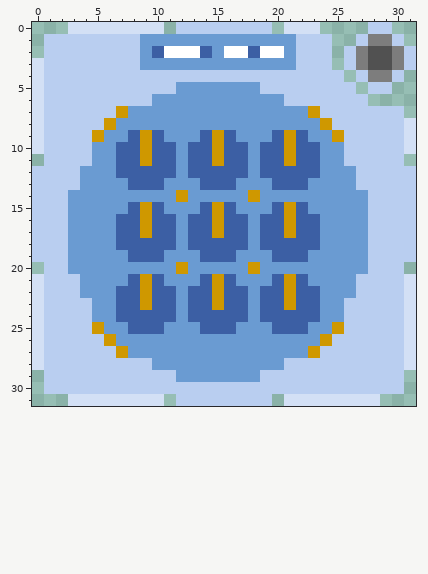
Two versions of one pixel-art sprite, Icons/Rubik's Clock.png. The first picture shows the starting point.
The file is 32x32 pixels. Colours within 5 levels of each other are drawn and written as one.
The result:
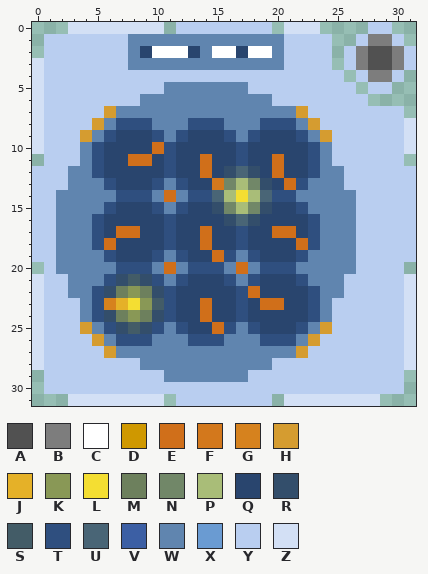
Palette (. is transparent): A #515151  B #7d7d7d  C #ffffff  D #cf9800  E #d06f1a  F #d3781c  G #d6821e  H #d59c30  J #e5b128  K #899856  L #f4de32  M #6d805d  N #718768  P #a9bd78  Q #29456e  R #334e6b  S #435c67  T #2f4f7f  U #496576  V #3c5fa4  W #6085af  X #6a9bd2  Y #b9cef0  Z #d3e0f5
Difference:
{"y":1,"x":8,"old":"YXXXXXXXXXXXXX","new":"WWWWWWWWWWWWWY"}
{"y":2,"x":8,"old":"YXV","new":"WQC"}
{"y":2,"x":13,"old":"CVX","new":"QWC"}
{"y":2,"x":17,"old":"CV","new":"QC"}
{"y":2,"x":20,"old":"CX","new":"WY"}
{"y":3,"x":8,"old":"YXXXXXXXXXXXXX","new":"WWWWWWWWWWWWWY"}
{"y":5,"x":11,"old":"YXXXXXXX","new":"WWWWWWWY"}
{"y":6,"x":9,"old":"YXXXXXXXXXXX","new":"WWWWWWWWWWWY"}
{"y":7,"x":6,"old":"YDXXXXXXXXXXXXXXXD","new":"HWWWWWWWWWWWWWWWHY"}
{"y":8,"x":5,"old":"YDXXXXXXXXXXXXXXXXXD","new":"HWTTTWWWTTTWWWTTTWHY"}
{"y":9,"x":4,"old":"YDXXVDVXXXVDVXXXVDVXXD","new":"HWTQQQTWTQQQTWTQQQTWHY"}
{"y":10,"x":4,"old":"YXXVVDVVXVVDVVXVVDVVXX","new":"WTQQQQETQQQQQTQQQQQTWY"}
{"y":11,"x":4,"old":"YXXVVDVVXVVDVVXVVDVVXX","new":"WTQQEEQTQQEQQTQQEQQTWY"}
{"y":12,"x":3,"old":"YXXXVVVVVXVVVVVXVVVVVXXX","new":"WWTQQQQQTQQEQRURQEQQTWWY"}
{"y":13,"x":3,"old":"YXXXXVVVXXXVVVXXXVVVXXXX","new":"WWWTQQQTWTQQFNPNRQETWWWY"}
{"y":14,"x":2,"old":"YXXXXXXXXXDXXXXXDXXXXXXXXX","new":"WWWWWTTTWEWTTUPLPUTTWWWWWY"}
{"y":15,"x":2,"old":"YXXXXXVDVXXXVDVXXXVDVXXXXX","new":"WWWWTQQQTWTQQRNPNRQQTWWWWY"}
{"y":16,"x":2,"old":"YXXXXVVDVVXVVDVVXVVDVVXXXX","new":"WWWTQQQQQTQQQQRURQQQQTWWWY"}
{"y":17,"x":2,"old":"YXXXXVVDVVXVVDVVXVVDVVXXXX","new":"WWWTQEEQQTQQEQQTQQEEQTWWWY"}
{"y":18,"x":2,"old":"YXXXXVVVVVXVVVVVXVVVVVXXXX","new":"WWWTEQQQQTQQEQQTQQQQETWWWY"}
{"y":19,"x":2,"old":"YXXXXXVVVXXXVVVXXXVVVXXXXX","new":"WWWWTQQQTWTQQETWTQQQTWWWWY"}
{"y":20,"x":2,"old":"YXXXXXXXXXDXXXXXDXXXXXXXXX","new":"WWWWWTTTWEWTTTWEWTTTWWWWWY"}
{"y":21,"x":3,"old":"YXXXXVDVXXXVDVXXXVDVXXXX","new":"WWWTRSRTWTQQQTWTQQQTWWWY"}
{"y":22,"x":3,"old":"YXXXVVDVVXVVDVVXVVDVVXXX","new":"WWTRMKMRTQQQQQTEQQQQTWWY"}
{"y":23,"x":4,"old":"YXXVVDVVXVVDVVXVVDVVXX","new":"WTGJLKSTQQEQQTQEEQQTWY"}
{"y":24,"x":4,"old":"YXXVVVVVXVVVVVXVVVVVXX","new":"WTRMKMRTQQEQQTQQQQQTWY"}
{"y":25,"x":4,"old":"YDXXVVVXXXVVVXXXVVVXXD","new":"HWTRSRTWTQQETWTQQQTWHY"}
{"y":26,"x":5,"old":"YDXXXXXXXXXXXXXXXXXD","new":"HWTTTWWWTTTWWWTTTWHY"}
{"y":27,"x":6,"old":"YDXXXXXXXXXXXXXXXD","new":"HWWWWWWWWWWWWWWWHY"}
{"y":28,"x":9,"old":"YXXXXXXXXXXX","new":"WWWWWWWWWWWY"}
{"y":29,"x":11,"old":"YXXXXXXX","new":"WWWWWWWY"}
{"label":"changed","picture_box":[56,34,368,382]}
